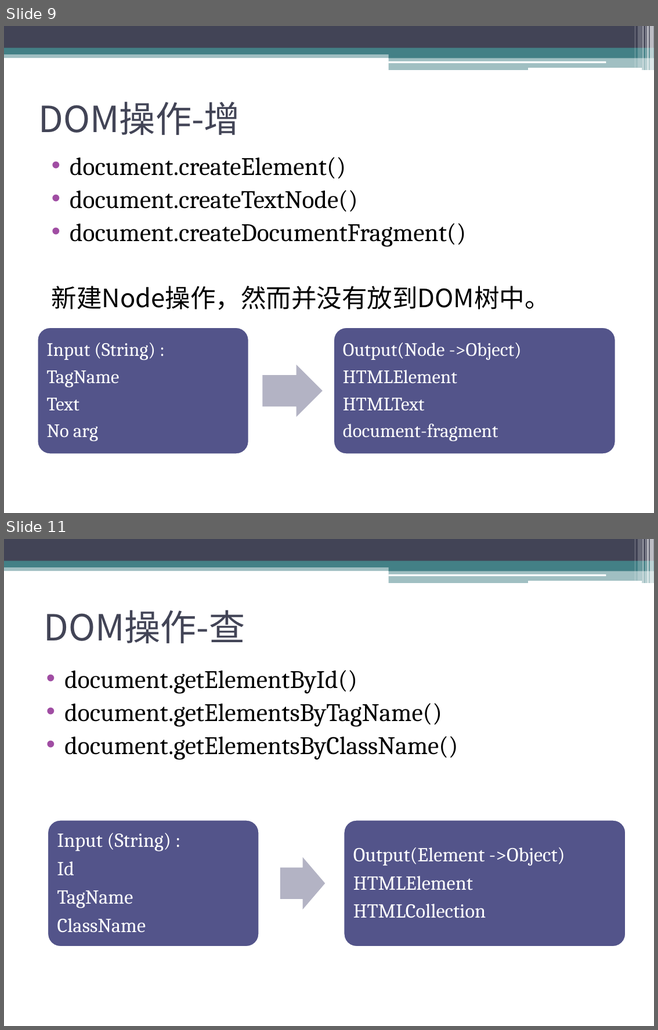
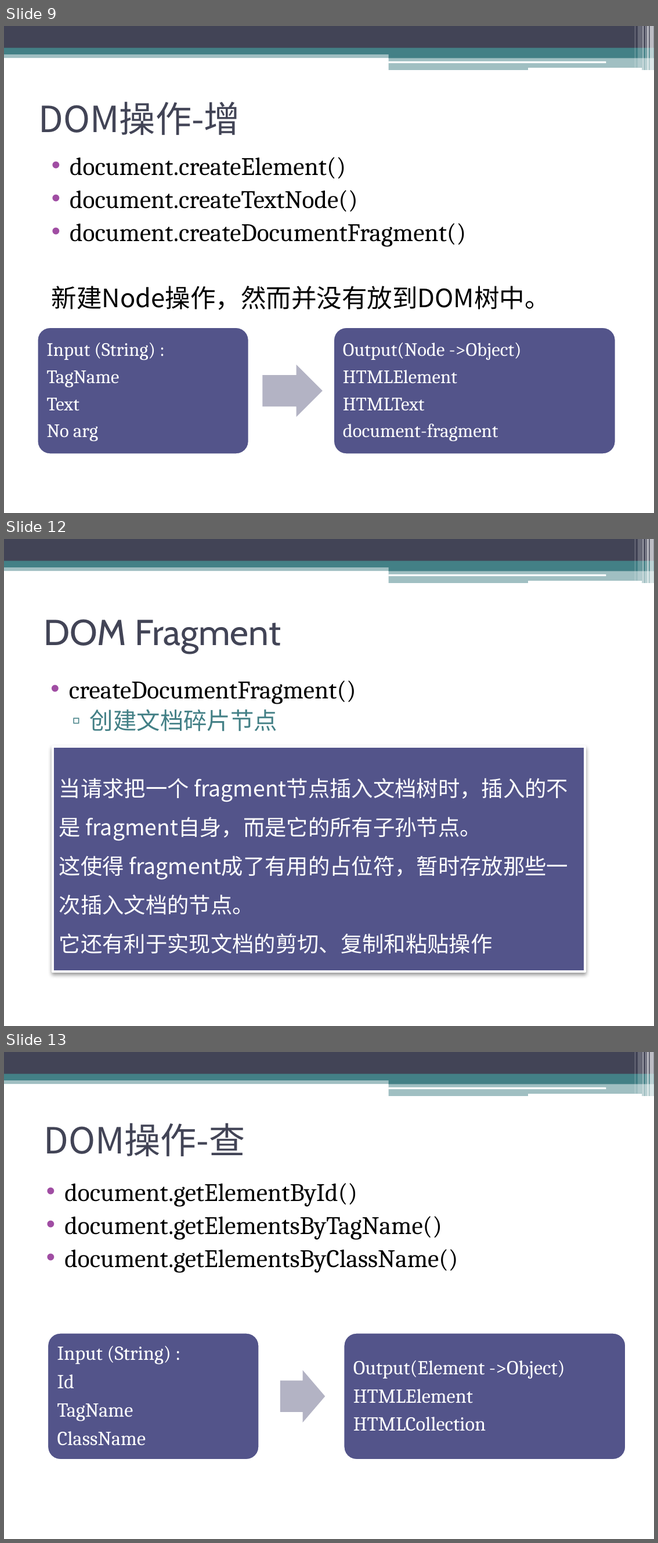
Before and after one commit to sophiazzw/Front_Library, a slide deck: manipulation.pptx. Shown one above the other, each under a label of ours: slides 9 and 11 before the commit, slides 9, 12 and 13 after it; the slides between them are not shown. The pictures are 658x1030 and 658x1543 pixels, drawn with LibreOffice and Linux fonts; fonts in the diff are those of the drawing. Boxes give left, top, right and bottom in pixels: in the first picture for what was removed or moved away, otherwise in the second. Text is boxed around its words. In the diff, an @@ line names an element or a change of style, - is before the commit and + after.

```diff
--- a/manipulation.pptx
+++ b/manipulation.pptx
@@ slide 12 added at [4,539,654,1026], background #FFFFFF; not listed: 13 template elements that a slide beside it also shows @@
@@ title added at [43,619,281,654], 40 pt, text #424456 @@
+DOM Fragment
@@ text added at [69,681,356,732], 28 pt, text #000000 @@
+• createDocumentFragment()
+  ▫ 创建文档碎片节点
@@ rectangle added at [53,747,585,972], fill #53548A, outline #FFFFFF 2.5 pt, 24 pt, text #FFFFFF @@
+当请求把一个 fragment节点插入文档树时，插入的不是 fragment自身，而是它的所有子孙节点。
+这使得 fragment成了有用的占位符，暂时存放那些一次插入文档的节点。
+它还有利于实现文档的剪切、复制和粘贴操作
@@ what was slide 11 is now slide 13 @@
```
Also in this commit, not shown: 5 slides changed, 7 other slides added, 4 other files.
